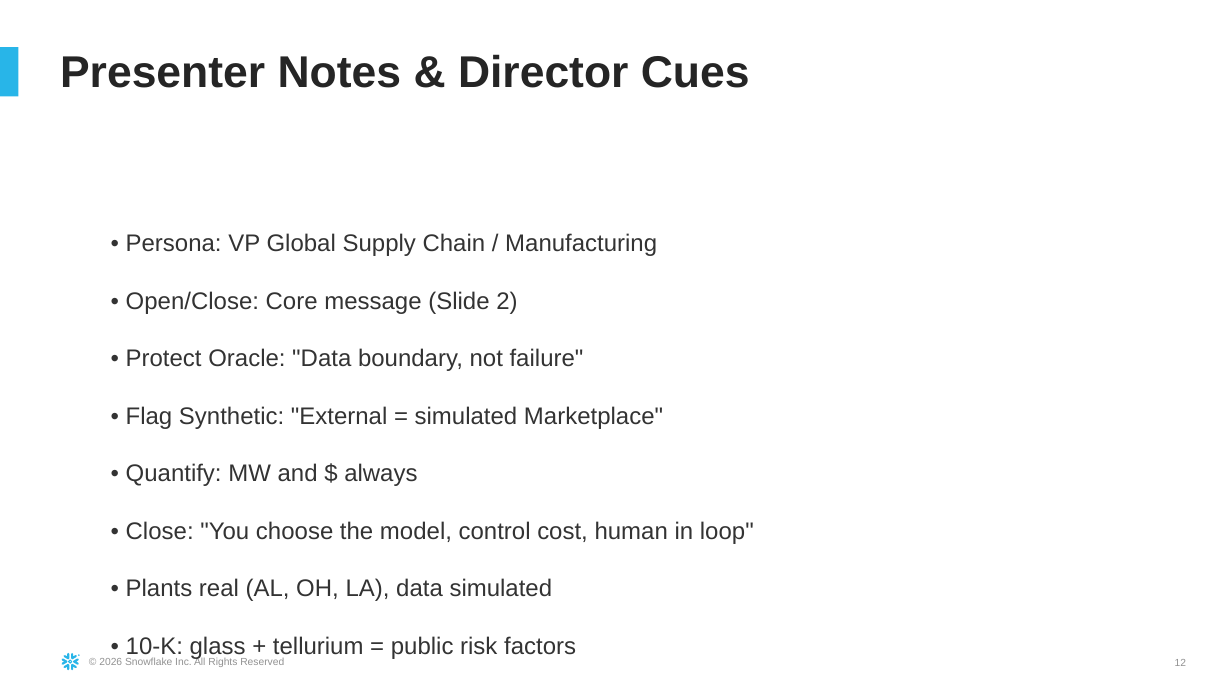
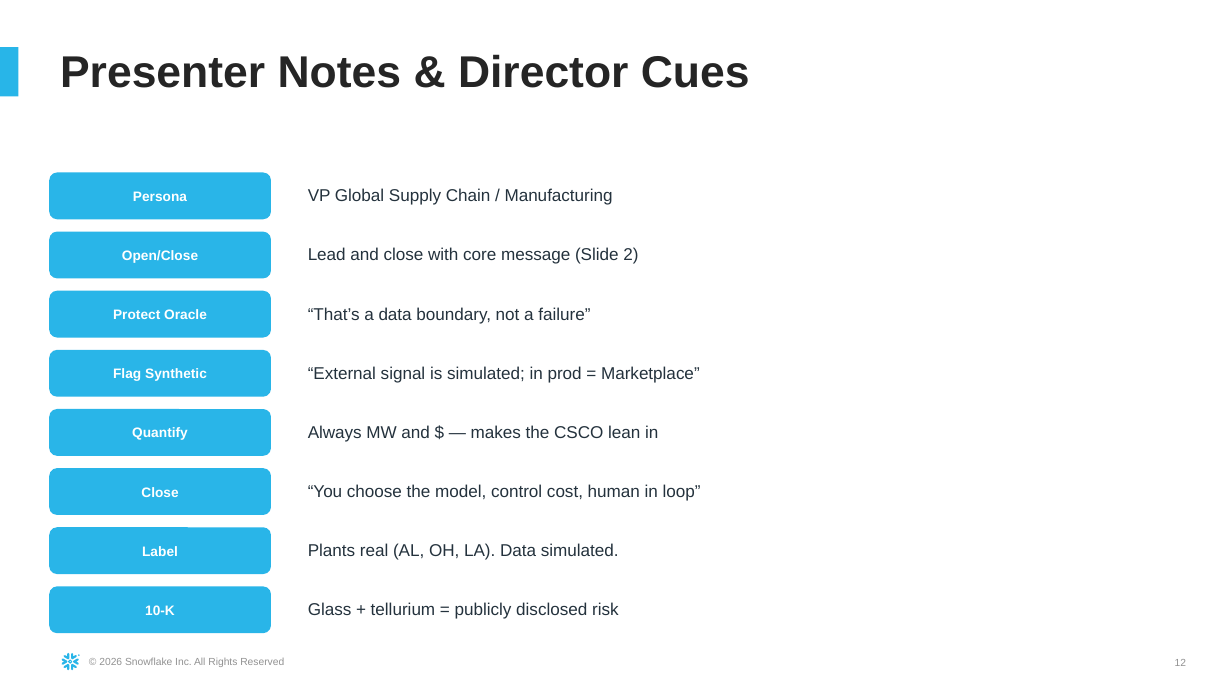
Before and after one commit to sfc-gh-sdickson/First-Solar, a slide deck: slide 12 of docs/First_Solar_Demo_Narrative.pptx. Drawn at 1232x693 pixels with LibreOffice and Linux fonts; fonts in the diff are those of the drawing. Boxes give left, top, right and bottom in pixels: in the first picture for what was removed or moved away, otherwise in the second. Text is boxed around its words. In the diff, an @@ line names an element or a change of style, - is before the commit and + after.

Commit message:
Fix PPTX: correct 10x5.62 dimensions, add graphic elements
Fixes text overflow (slide is 10"x5.62", not 13.3"x7.5"). Adds visual
elements: colored metric cards, numbered action circles, chevron flow
arrows, gauge-style inventory indicator, data visualization boxes.
Uses exact placeholder positions from template inspection.

.... Generated with [Cortex Code](https://docs.snowflake.com/en/user-guide/cortex-code/cortex-code)

```diff
--- a/docs/First_Solar_Demo_Narrative.pptx
+++ b/docs/First_Solar_Demo_Narrative.pptx
@@ rounded rectangle added at <box>49,172,271,219</box>, fill #29B5E8, 8 pt, text #FFFFFF, bold @@
+Persona
@@ text added at <box>308,188,613,205</box>, 10 pt, text #24323D @@
+VP Global Supply Chain / Manufacturing
@@ rounded rectangle added at <box>49,232,271,278</box>, fill #29B5E8, 8 pt, text #FFFFFF, bold @@
+Open/Close
@@ text removed at <box>126,233,754,660</box> @@
-• Persona: VP Global Supply Chain / Manufacturing
-• Open/Close: Core message (Slide 2)
-• Protect Oracle: "Data boundary, not failure"
-• Flag Synthetic: "External = simulated Marketplace"
-• Quantify: MW and $ always
-• Close: "You choose the model, control cost, human in loop"
-• Plants real (AL, OH, LA), data simulated
-• 10-K: glass + tellurium = public risk factors
@@ text added at <box>308,247,638,264</box>, 10 pt, text #24323D @@
+Lead and close with core message (Slide 2)
@@ rounded rectangle added at <box>49,291,271,338</box>, fill #29B5E8, 8 pt, text #FFFFFF, bold @@
+Protect Oracle
@@ text added at <box>308,307,590,324</box>, 10 pt, text #24323D @@
+“That’s a data boundary, not a failure”
@@ rounded rectangle added at <box>49,350,271,397</box>, fill #29B5E8, 8 pt, text #FFFFFF, bold @@
+Flag Synthetic
@@ text added at <box>308,366,700,383</box>, 10 pt, text #24323D @@
+“External signal is simulated; in prod = Marketplace”
@@ rounded rectangle added at <box>49,409,271,456</box>, fill #29B5E8, 8 pt, text #FFFFFF, bold @@
+Quantify
@@ text added at <box>308,425,658,442</box>, 10 pt, text #24323D @@
+Always MW and $ — makes the CSCO lean in
@@ rounded rectangle added at <box>49,468,271,515</box>, fill #29B5E8, 8 pt, text #FFFFFF, bold @@
+Close
@@ text added at <box>308,484,701,501</box>, 10 pt, text #24323D @@
+“You choose the model, control cost, human in loop”
@@ rounded rectangle added at <box>49,527,271,574</box>, fill #29B5E8, 8 pt, text #FFFFFF, bold @@
+Label
@@ text added at <box>308,543,619,560</box>, 10 pt, text #24323D @@
+Plants real (AL, OH, LA). Data simulated.
@@ rounded rectangle added at <box>49,586,271,633</box>, fill #29B5E8, 8 pt, text #FFFFFF, bold @@
+10-K
@@ text added at <box>308,602,619,619</box>, 10 pt, text #24323D @@
+Glass + tellurium = publicly disclosed risk
```
Also in this commit, not shown: 11 other slides changed.
